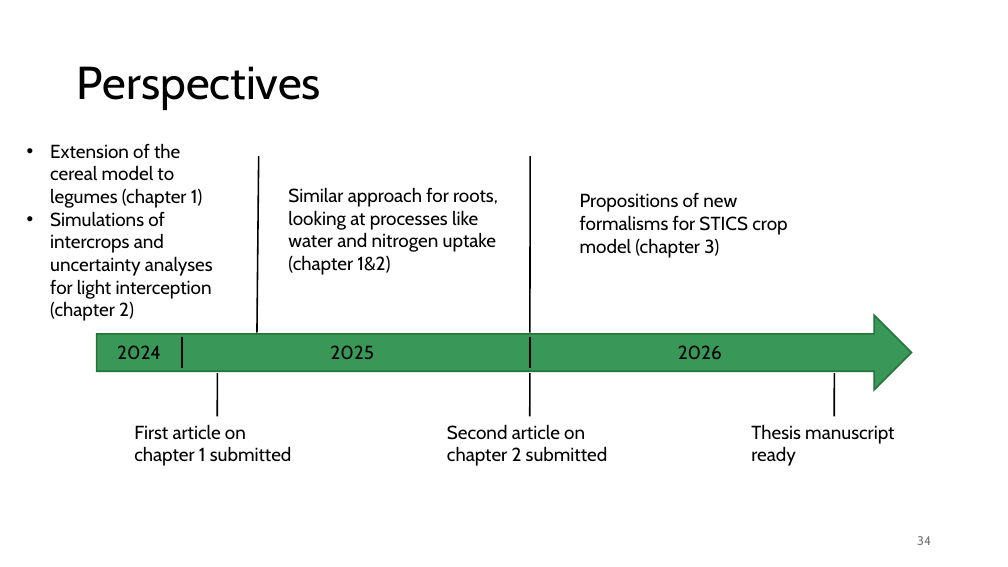
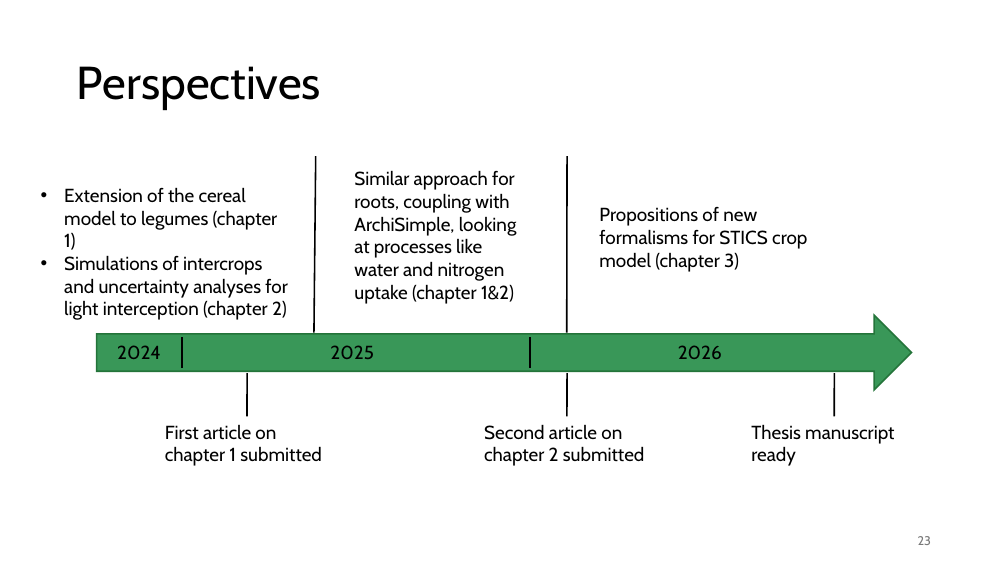
Before and after one commit to orianebro/PhD_Oriane, a slide deck: slide 23 of resources/ppt_reu_PhenoMEn_19_11_2024.pptx (slide 34 before the commit). Drawn at 1008x567 pixels with LibreOffice and Linux fonts; fonts in the diff are those of the drawing. Boxes give left, top, right and bottom in pixels: in the first picture for what was removed or moved away, otherwise in the second. Text is boxed around its words. In the diff, an @@ line names an element or a change of style, - is before the commit and + after.

```diff
--- a/resources/ppt_reu_PhenoMEn_19_11_2024.pptx
+++ b/resources/ppt_reu_PhenoMEn_19_11_2024.pptx
@@ line moved from (257, 333) - (259, 156) to (314, 333) - (316, 156) @@
@@ text at <box>354,170,517,304</box>: text changed @@
-Similar approach for roots, looking at processes like water and nitrogen uptake (chapter 1&2)
+Similar approach for roots, coupling with ArchiSimple, looking at processes like water and nitrogen uptake (chapter 1&2)
@@ line moved from (530, 333) - (530, 156) to (567, 333) - (567, 156) @@
@@ text "Extension of the cereal model ..." rewrapped from <box>50,143,213,321</box> to <box>64,187,288,320</box> @@
@@ text "Propositions of new formalisms for ...": place and size @@
-text "Propositions of new formalisms for ..." at <box>580,193,787,258</box>
+text "Propositions of new formalisms for ..." at <box>599,207,807,272</box>
@@ line moved from (217, 417) - (218, 374) to (247, 417) - (247, 374) @@
@@ line moved from (530, 417) - (530, 374) to (567, 417) - (567, 374) @@
@@ text "First article on chapter 1 ...": place and size @@
-text "First article on chapter 1 ..." at <box>134,424,292,466</box>
+text "First article on chapter 1 ..." at <box>165,425,322,466</box>
@@ text "Second article on chapter 2 ...": place and size @@
-text "Second article on chapter 2 ..." at <box>447,424,608,466</box>
+text "Second article on chapter 2 ..." at <box>484,424,645,466</box>
@@ page number at <box>918,536,931,545</box>: text changed @@
-34
+23
```
Also in this commit, not shown: 19 other slides changed, 1 slide added, 12 slides removed, 8 other files.
